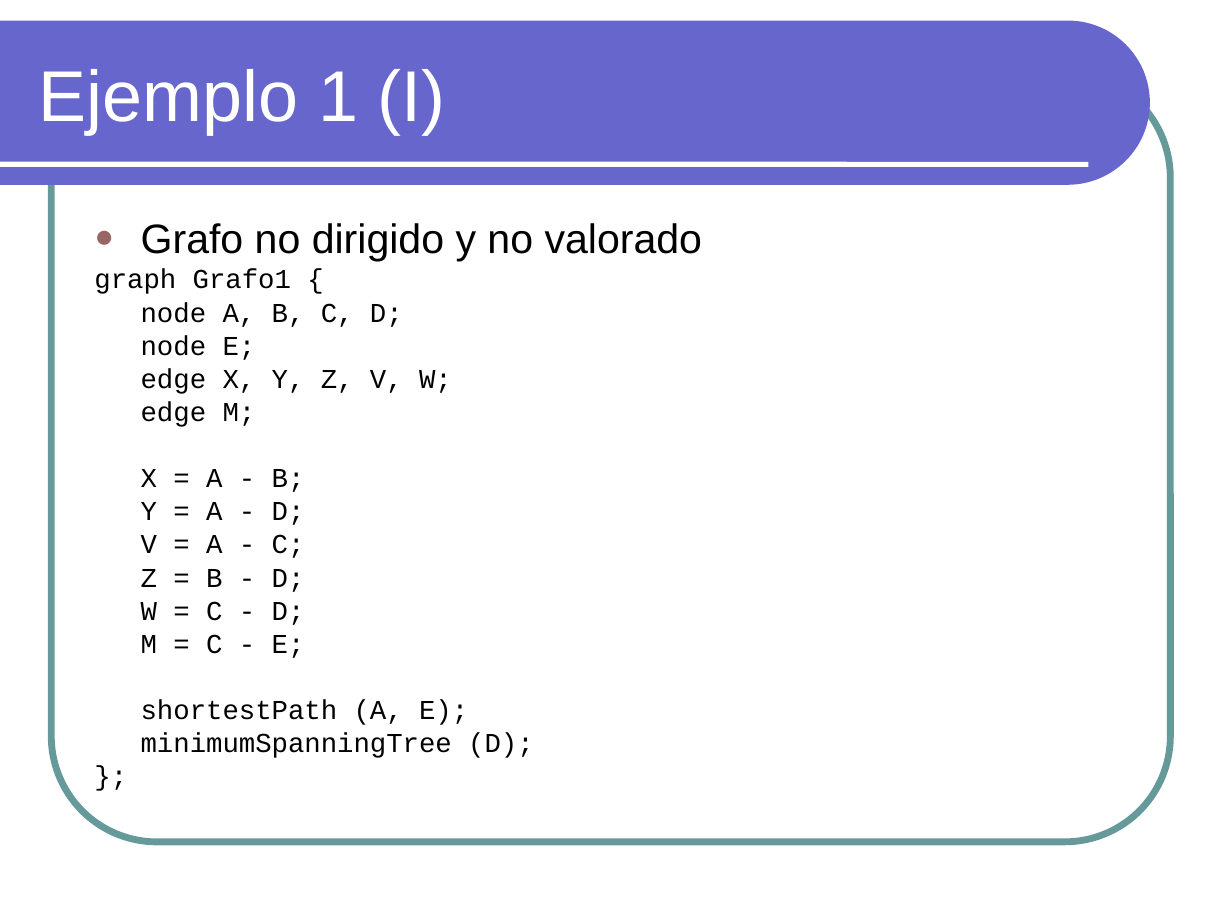
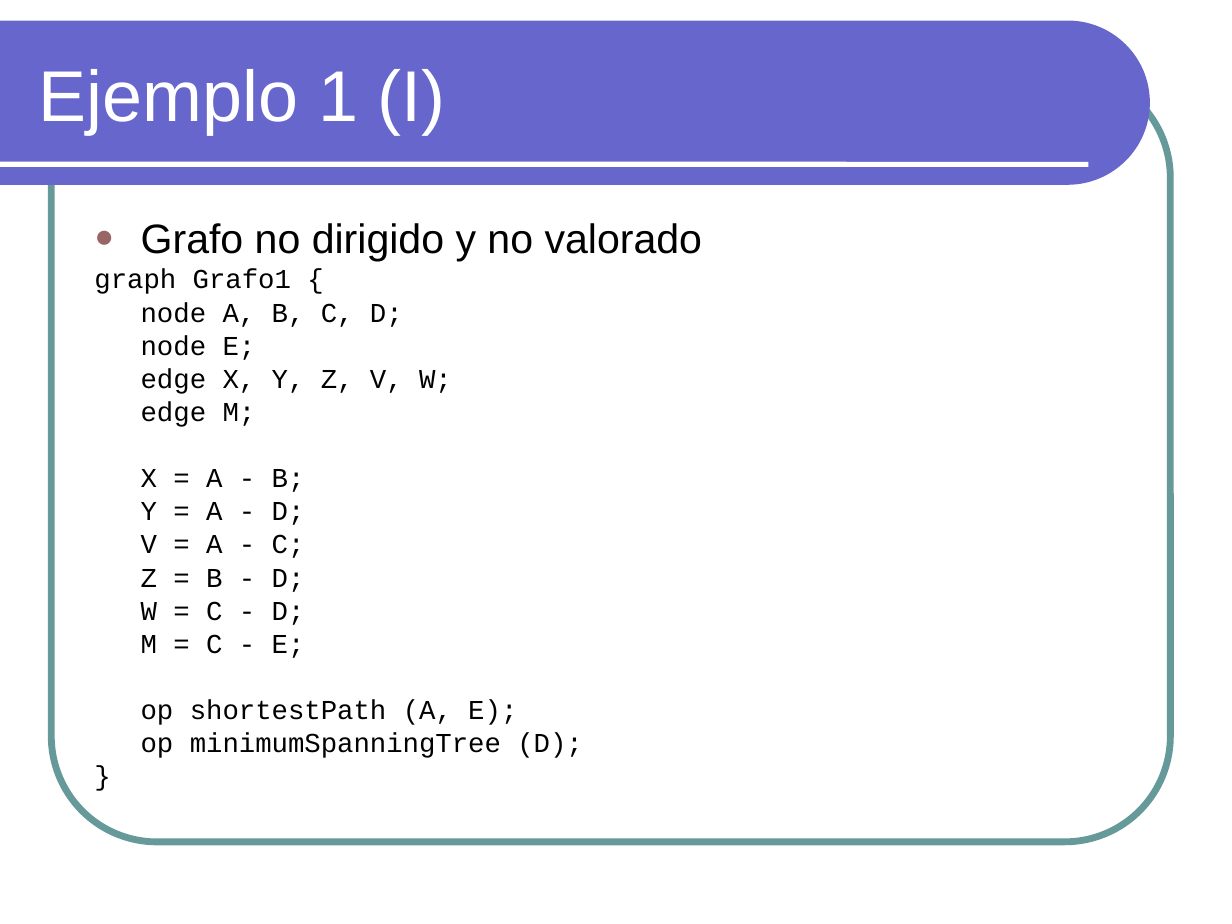
Before and after one commit to txedo/pl-graphs, a slide deck: slide 5 of 2 - Problema y Lenguaje/Sesion1.ppt. Drawn at 1232x924 pixels with LibreOffice and Linux fonts; fonts in the diff are those of the drawing. Boxes give left, top, right and bottom in pixels: in the first picture for what was removed or moved away, otherwise in the second. Text is boxed around its words. In the diff, an @@ line names an element or a change of style, - is before the commit and + after.

```diff
--- a/2 - Problema y Lenguaje/Sesion1.ppt
+++ b/2 - Problema y Lenguaje/Sesion1.ppt
@@ text at bbox=[141, 700, 583, 758]: text changed @@
-shortestPath (A, E);
-minimumSpanningTree (D);
-};
+op shortestPath (A, E);
+op minimumSpanningTree (D);
+}
```
Also in this commit, not shown: 7 other slides changed, 20 other files.
